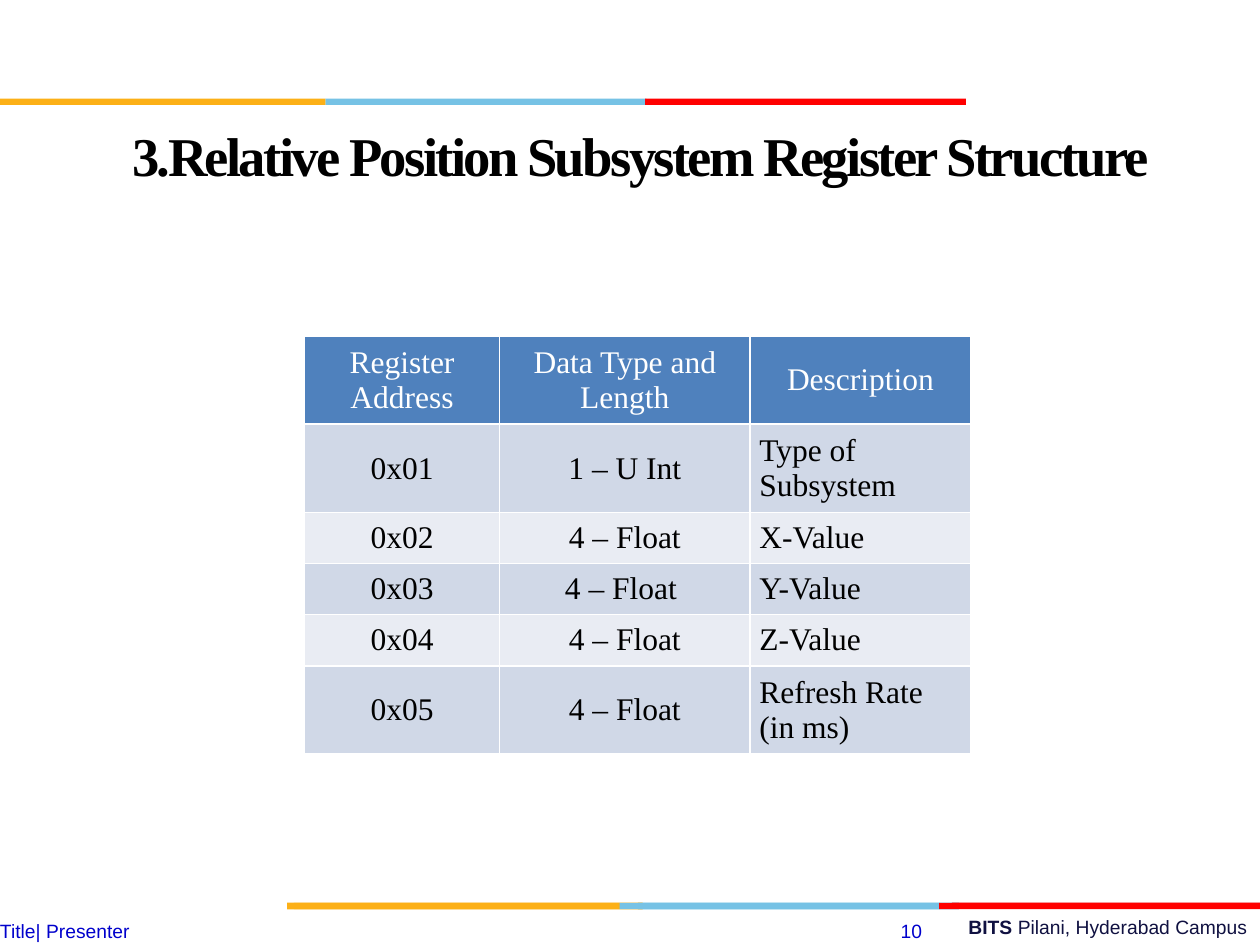
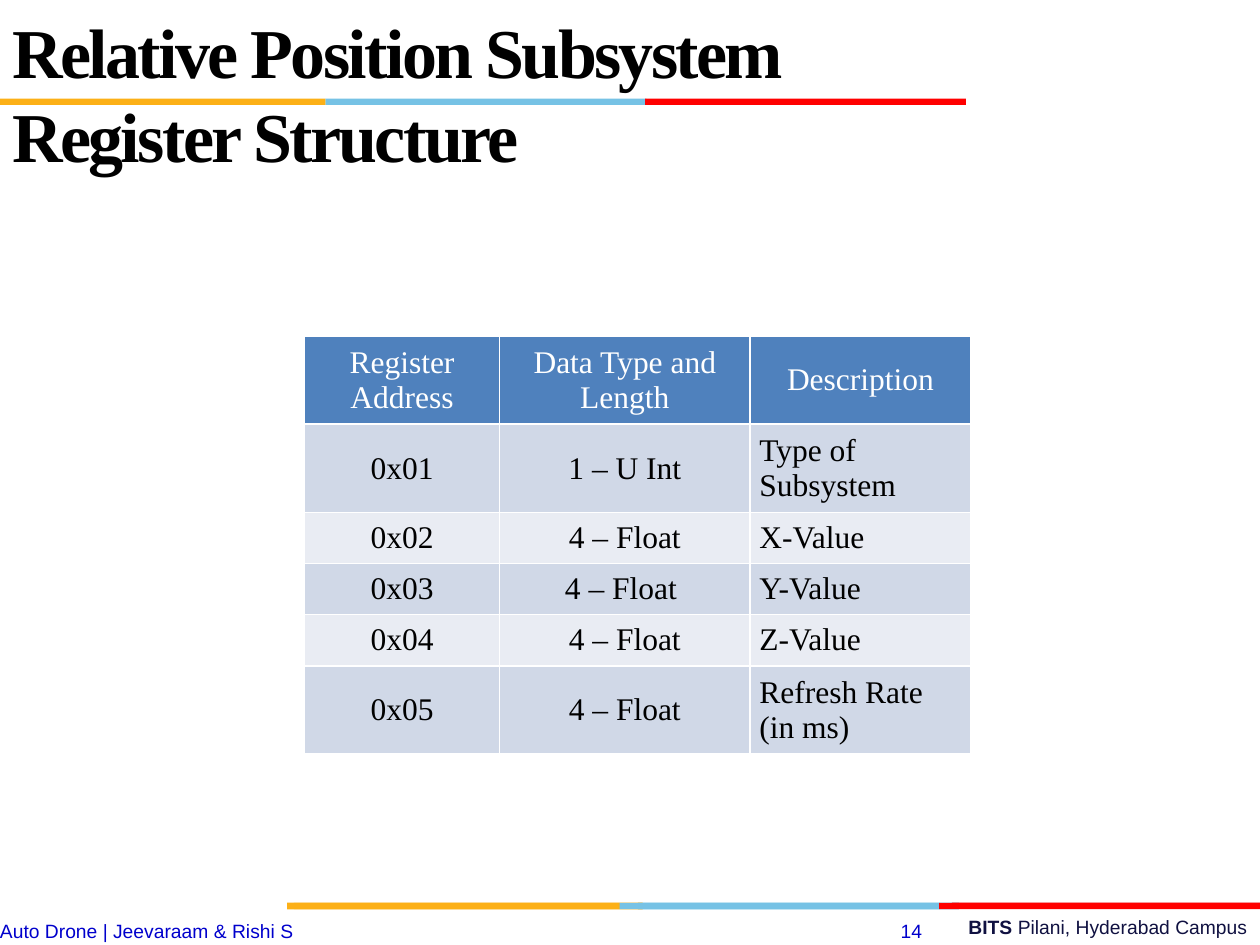
Before and after one commit to jeevaraam/AutoDrone, a slide deck: slide 14 of esd final.pptx (slide 10 before the commit). Drawn at 1260x945 pixels with LibreOffice and Linux fonts; fonts in the diff are those of the drawing; background and template pictures are left out. Boxes give left, top, right and bottom in pixels: in the first picture for what was removed or moved away, otherwise in the second. Text is boxed around its words. In the diff, an @@ line names an element or a change of style, - is before the commit and + after.

```diff
--- a/esd final.pptx
+++ b/esd final.pptx
@@ text at (12,29,783,176): text changed; size 31.2 to 40 pt @@
-3.Relative Position Subsystem Register Structure
+Relative Position Subsystem Register Structure
@@ text at (0,924,293,939): text changed @@
-Title| Presenter
+Auto Drone | Jeevaraam & Rishi S
@@ page number at (901,924,922,938): text changed @@
-10
+14
```
Also in this commit, not shown: 10 other slides changed, 10 slides added, 2 slides removed.
